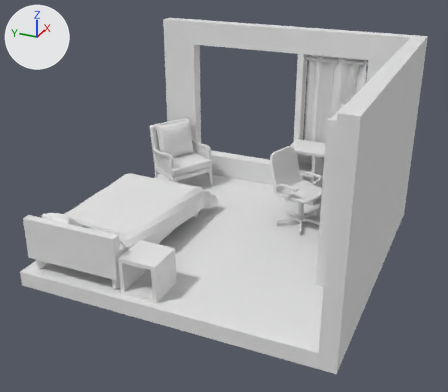
Two versions of the glTF model static/myroom.glb, one commit apart.
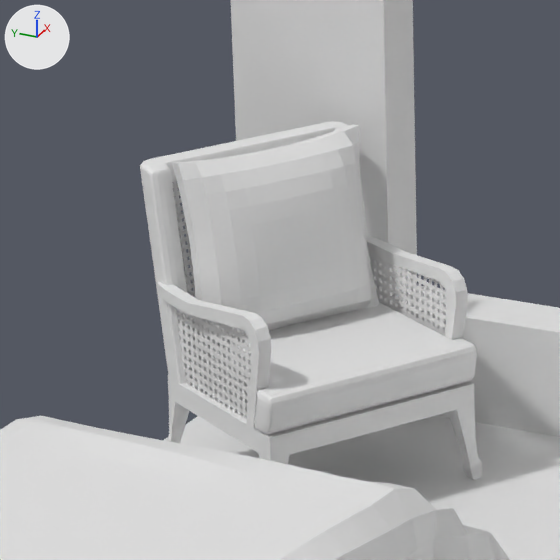
Old and new are each drawn whole from a 50 mm lens placed at (-13.97, -6.0, 8.47), pointed at (-0.49, 0.06, 1.73) and again close up on the part from 27% to 51% of the width and 24% to 51% of the height. Arrows for +X, +Y and +Z are at upper left; the lights stay in place. Where no turn or scale is listed for an object, it has been applied to the vertices.

Objects in the first close-up: 'Plane', 'armL', 'armR', 'bottom', 'cushion', 'dossier', 'grilleDossier', 'grilleL', 'grilleR', 'seat', 'wall'.
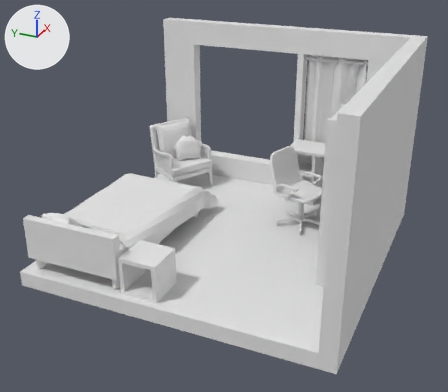
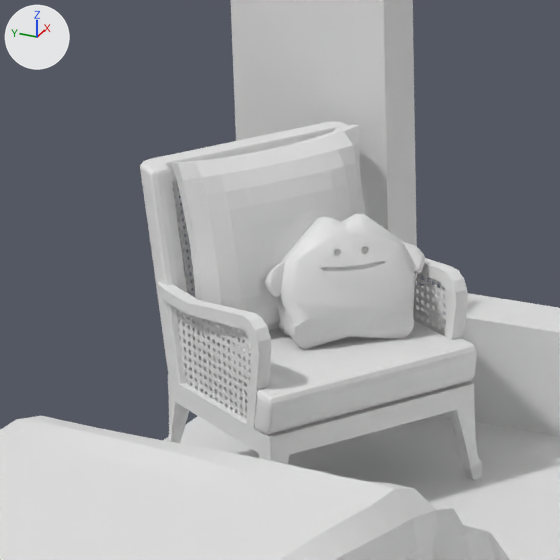
Commit message: ditto added

Changed parts and their boxes (x1, y1, x2, y2) in the close-ups (560 x 560 px):
```json
{"object": "dittoPlush", "change": "added", "after": [265, 214, 425, 350]}
```

Edits to the scene script, one JSON object a line:
```json
{"op": "add", "block": "me_cube_012", "code": ["me_cube_012 = bpy.data.meshes.new('Cube.012')", "me_cube_012.from_pydata(...)  # 544 vertices, 1082 faces; spans x -0.44..0.338, y -0.449..0.335, z -0.325..0.396"]}
{"op": "add", "block": "ob_dittoplush", "code": ["ob_dittoplush = bpy.data.objects.new('dittoPlush', me_cube_012)", "ob_dittoplush.location = (2.684, 2.781, 1.601)"]}
```
